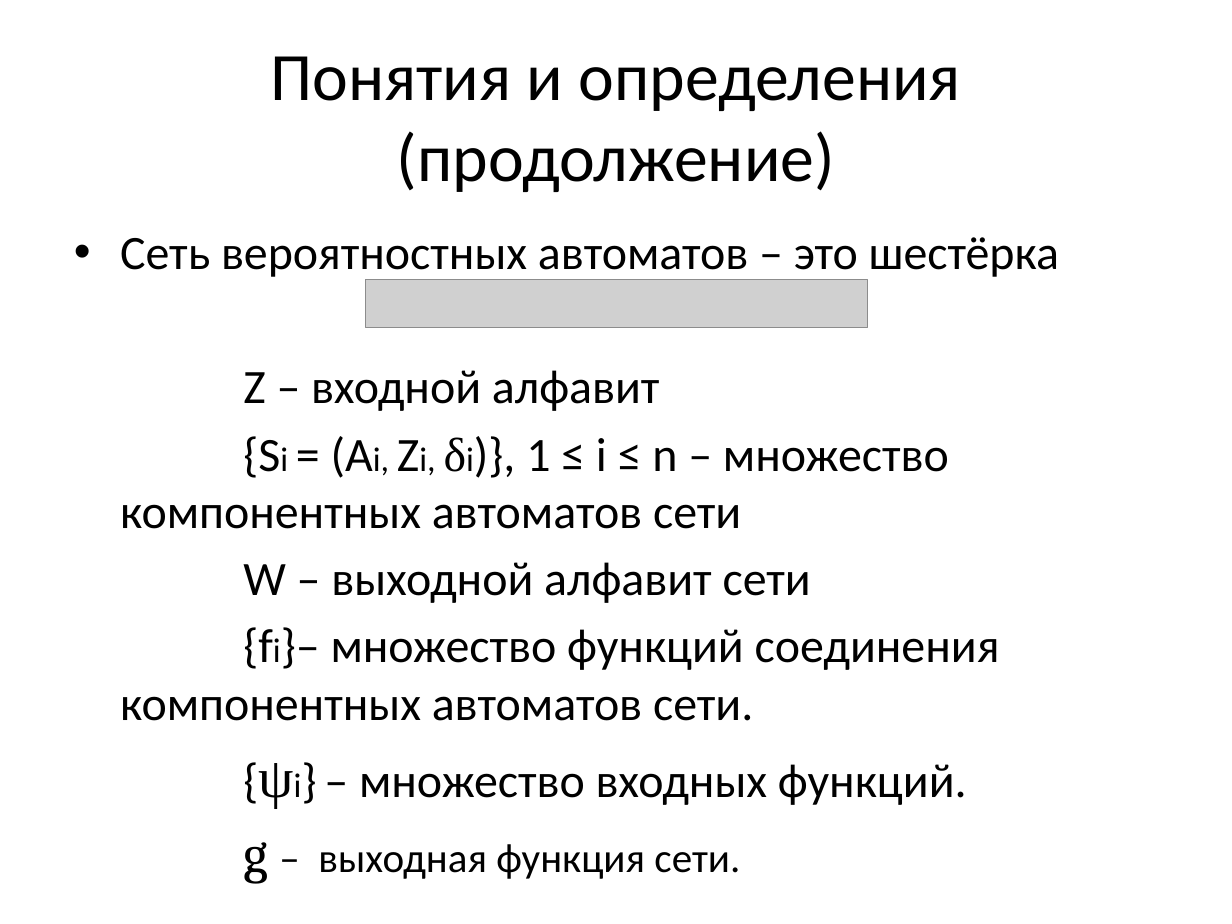
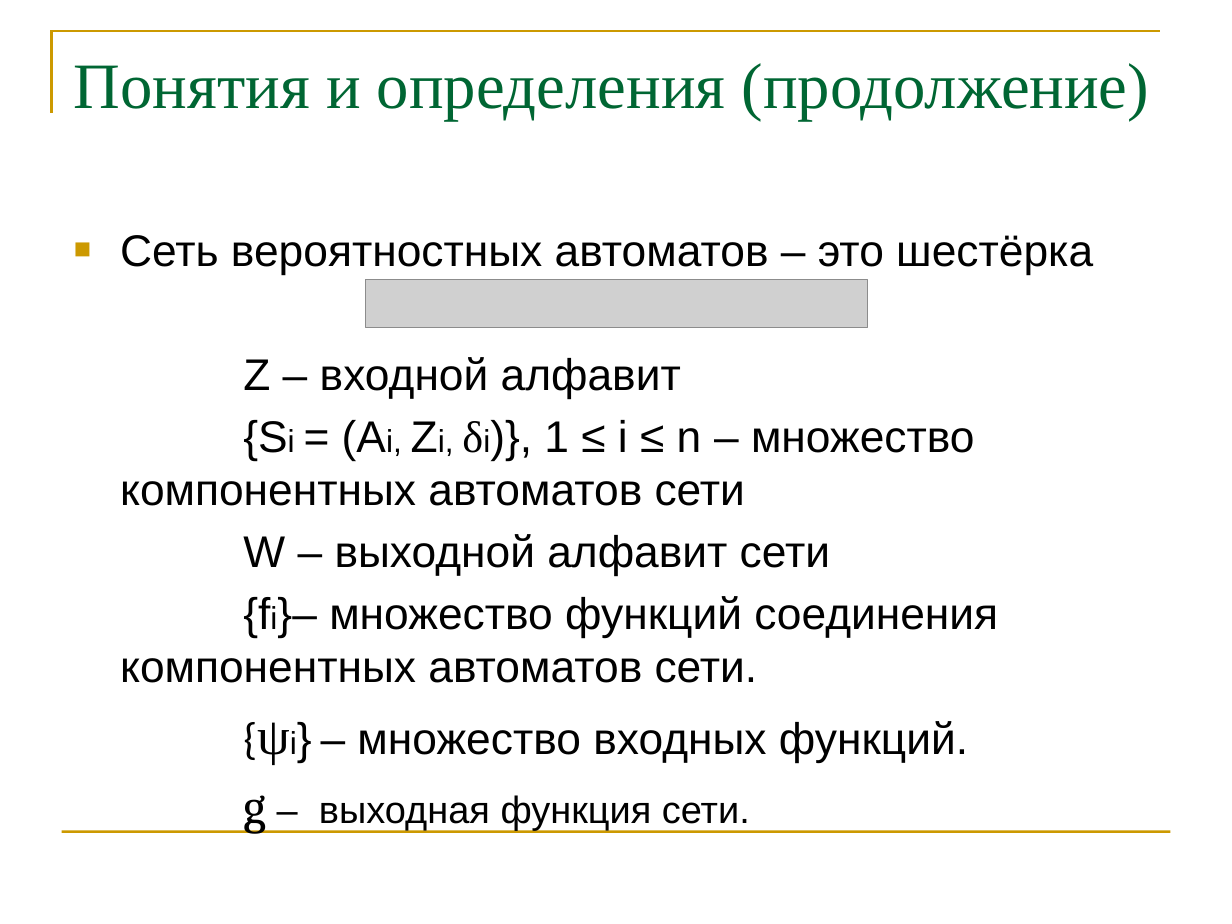
Before and after one commit to erad888/fsm-decompose, a slide deck: slide 5 of Презентация.pptx. Drawn at 1232x924 pixels with LibreOffice and Linux fonts; fonts in the diff are those of the drawing; grey boxes stand for pictures. Boxes give left, top, right and bottom in pixels: in the first picture for what was removed or moved away, otherwise in the second. Text is boxed around its words. In the diff, an @@ line names an element or a change of style, - is before the commit and + after.

```diff
--- a/Презентация.pptx
+++ b/Презентация.pptx
@@ freeform shape added at bbox=[52, 31, 1161, 113], outline #CC9900 1.5 pt @@
@@ title "Понятия и определения (продолжение)" at bbox=[74, 63, 1150, 121]: size 39.6 to 37.8 pt, font Calibri to Times New Roman, text colour #000000 to #006633; alignment centre to left; vertical alignment middle to top @@
@@ text "Сеть вероятностных автоматов – это ..." at bbox=[120, 235, 1093, 834]: size 28 to 25.9 pt in "Сеть вероятностных автоматов – это шестёрка", "Z – входной алфавит", "{Si = (Ai, Zi, δi)}, 1 ≤ ...", "W – выходной алфавит сети" and 2 more places; font Calibri to Arial; size 20 to 18.5 pt in "{Si (Ai, Zi, δi)},", "{fi}–", "{ψi}"; size 33 to 30.5 pt in "{ψi}"; size 31 to 28.7 pt in "g"; size 24 to 22.2 pt in "– выходная функция сети."; bullet • to ■ @@
@@ line added from (62, 832) to (1170, 832), #CC9900 1.5 pt @@
```
Also in this commit, not shown: 12 other slides changed, 3 slides added, 1 slide removed.
